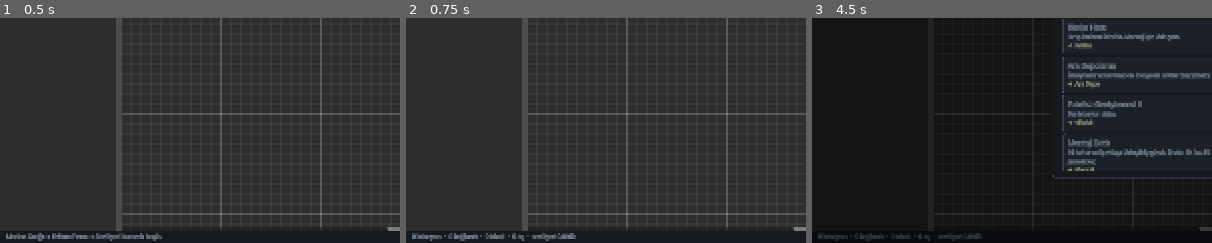
Above: before the commit, frames 1-3 (left to right).
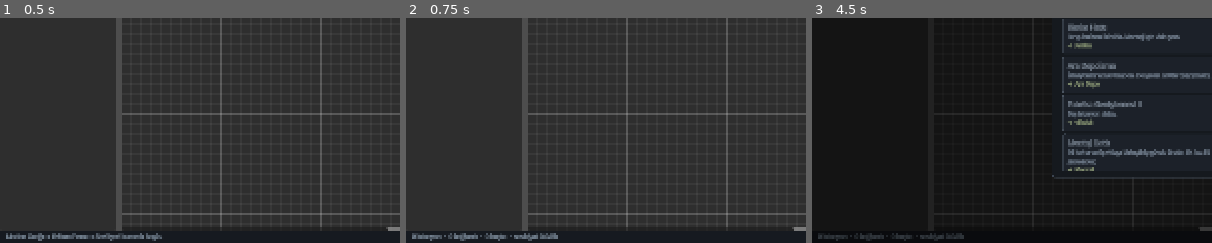
Above: after the commit, the same moments.

Repository: sgtdali/flowgame
Game: Godot game, scene res://features/game/game.tscn
Two runs of this game, one before a commit and one after it. Both use one fixed random seed, a clock stepped at 60 frames per second and the inputs below.
Inputs:
- Up to frame 1 (0.5 s): no input
- Up to frame 2 (0.75 s): click "Temizle" at 0.5 s
- Up to frame 3 (4.5 s): click "Dur" at 1.25 s; click "1×" at 2 s; click "2×" at 2.75 s; click "4×" at 3.5 s; click "Araştırma" at 4.25 s
The pictures show only the part of the screen within x 0-50%, y 50-100%; the shares and areas given below are measured in that part.

Frame 1 is identical in both runs. In frame 2, 0.3% of the frame differs, in the area x 21-43%, y 95-100%; in frame 3, 0.2%.

Commit message:
Durum yazısı kalktı, çerçeve rengine taşındı
Node'daki "Durum: ÇALIŞIYOR" satırı yer kaplıyordu ve renk zaten
okunuyordu. Artık çerçeve anlatıyor:

  yeşil   — çalışıyor
  turuncu — boşta (malzeme bekliyor veya çıktısını boşaltamıyor)
  kırmızı — bir portu boşta, akışa katılamıyor

Kırmızı yeni bir şey söylüyor: akış durumu değil KURULUM HATASI. Bu
yüzden diğer ikisini bastırıyor — portu boştayken "aç kaldı" bilgisi
yanıltıcı olurdu, önce bağlantıyı düzeltmek gerekir.

Böylece TODO'daki "bağlanmamış Ret portu uyarısı" maddesi de kapandı:
Kalite Kontrol'ün Ret portunu bağlamayı unutan oyuncu sessizce üretim
kaybediyordu, artık kırmızı yanıyor.

Aç ve tıkalı tek renkte birleşti. İkisi de "duruyor" demek; hangisi
olduğunu hız ve kuyruk sayıları zaten söylüyor. Renk uzaktan bakıldığında
"burada bir sorun var" demeli, teşhisi sayılar verir.

Renk kendi kendini açıklamadığı için düğümün üstüne gelince ipucunda ne
anlama geldiği yazıyor.

Boşta port sorgusu her karede çağrıldığından bağlı portlar önbellekte
tutuluyor, bağlantı değişince yeniden kuruluyor. Port sayıları da
istasyon kurulurken bir kez hesaplanıyor.

Co-Authored-By: Claude Opus 5 <noreply@anthropic.com>

Diff:
--- a/features/flow_canvas/flow_block.gd
+++ b/features/flow_canvas/flow_block.gd
@@ -13,6 +13,20 @@
 
 ## Port tipi — GraphEdit yalnızca aynı tipteki portların bağlanmasına izin verir.
 const PORT_TYPE_MATERIAL: int = 0
+
+## Düğümün çerçevesinin anlattığı şey.
+##
+## Durum artık YAZIYLA değil RENKLE anlatılıyor: tuvale bakan oyuncu her
+## düğümü tek tek okumak zorunda kalmadan sorunun nerede olduğunu görmeli.
+enum Display {
+	RUNNING,   ## yeşil — üretiyor
+	IDLE,      ## turuncu — malzeme veya yer bekliyor
+	UNWIRED,   ## kırmızı — bir portu boşta, akışa katılamıyor
+}
+
+const COLOR_RUNNING := Color(0.33, 0.80, 0.50)
+const COLOR_IDLE := Color(0.93, 0.65, 0.25)
+const COLOR_UNWIRED := Color(0.91, 0.34, 0.34)
 
 signal params_changed(block: FlowBlock)
 
@@ -34,7 +48,8 @@
 ## 4 satır × 60 kare = saniyede 19.200 gereksiz shaping demek. Değişmediyse
 ## yazmıyoruz.
 var _last_text: Dictionary = {}
-var _last_status: int = -1
+var _last_display: int = -1
+var _last_unwired: int = -1
 
 ## Bu istasyonun üretim hızı. Sunum verisi — simülasyonda yeri yok.
 var _rate := RateMeter.new()
@@ -42,9 +57,9 @@
 ## Son ÇALIŞIYOR görülen tick. Durum rozetini yumuşatmak için.
 var _last_running_tick: int = -999999
 
-## Ekranda GÖSTERİLEN durum (yumuşatılmış). Alt çubuktaki sayım da buna
-## bakar — yoksa node "ÇALIŞIYOR" derken alt çubuk "2 aç" der ve çelişirler.
-var shown_status: SimStation.Status = SimStation.Status.STARVED
+## Çerçevenin gösterdiği durum. Alt çubuktaki sayım da buna bakar — yoksa
+## düğüm yeşilken alt çubuk "2 boşta" der ve çelişirler.
+var shown_display: Display = Display.UNWIRED
 
 
 ## Bloğu bir arketipten kurar. `add_child` ÖNCESİNDE çağrılmalıdır.
@@ -169,7 +184,6 @@
 	# Canlı durum. Statik bilgi (süre, fire oranı) denetçi panelinde —
 	# düğümün üstünde her kare değişen şeyler dursun.
 	var specs: Array = [
-		[&"status", "Durum"],
 		[&"rate", "Hız"],
 		[&"in", "Giriş"],
 		[&"out", "Çıkış"],
@@ -212,7 +226,6 @@
 	# Kaynağın girişi, bitişin çıkışı yoktur — olmayan satırı hiç göstermeyiz.
 	_set_row_visible(&"in", block_type.category != BlockType.Category.SOURCE)
 	_set_row_visible(&"out", block_type.category != BlockType.Category.SINK)
-	_write(&"status", "—")
 	_write(&"rate", "—")
 	_write(&"in", "0 / %d" % block_type.input_capacity)
 	_write(&"out", "0 / %d" % block_type.output_capacity)
@@ -222,16 +235,22 @@
 ##
 ## GameController her karede bunu çağırır. Blok simülasyonu kendisi
 ## SORGULAMAZ — durumu ona verilir.
-func render_state(station: SimStation, tick: int) -> void:
+func render_state(station: SimStation, tick: int, unwired_ports: int) -> void:
 	_progress.value = station.progress_ratio()
 	_rate.sample(tick, station.throughput_total())
 
-	shown_status = _smoothed_status(station, tick)
-	_write(&"status", SimStation.status_name(shown_status).to_upper())
 	_write(&"rate", _rate_text())
 	_write(&"in", "%d / %d" % [station.total_input(), block_type.input_capacity])
 	_write(&"out", "%d / %d" % [station.total_output(), block_type.output_capacity])
-	_apply_status_color(shown_status)
+
+	# Kurulum hatası akış sorununu bastırır: bir portu boştaysa oyuncunun
+	# önce onu düzeltmesi gerekir, "aç kaldı" bilgisi o hâlde yanıltıcıdır.
+	if unwired_ports > 0:
+		_apply_display(Display.UNWIRED, unwired_ports)
+	elif _smoothed_status(station, tick) == SimStation.Status.RUNNING:
+		_apply_display(Display.RUNNING, 0)
+	else:
+		_apply_display(Display.IDLE, 0)
 
 
 ## Ham durum her tick değişir ve rozet okunmaz hâle gelir: %75 verimle
@@ -269,27 +288,40 @@
 	return float(GameConfig.TICKS_PER_SECOND) * 60.0 / float(recipe.duration_ticks)
 
 
-## Durum rengi kenarlığa vurur: oyuncu tuvale bakınca nerede sorun olduğunu
-## metin okumadan görmeli.
-func _apply_status_color(status: SimStation.Status) -> void:
-	if status == _last_status:
+## Çerçeve rengini ve açıklayıcı ipucunu günceller.
+##
+## Renk yazıdan hızlı okunur ama kendi kendini açıklamaz; ne anlama geldiğini
+## düğümün üstüne gelince ipucu söyler.
+func _apply_display(display: Display, unwired_ports: int) -> void:
+	if display == _last_display and unwired_ports == _last_unwired:
 		return
-	_last_status = status
+	_last_display = display
+	_last_unwired = unwired_ports
+	shown_display = display
 
 	var tint: Color
-	match status:
-		SimStation.Status.BLOCKED:
-			tint = Color(0.90, 0.36, 0.33)    # tıkalı — kırmızı
-		SimStation.Status.STARVED:
-			tint = Color(0.87, 0.68, 0.28)    # aç — sarı
+	var explanation: String
+	match display:
+		Display.UNWIRED:
+			tint = COLOR_UNWIRED
+			explanation = "%d port boşta — bağlanmayan port üretim kaybettirir." % unwired_ports
+		Display.RUNNING:
+			tint = COLOR_RUNNING
+			explanation = "Çalışıyor."
 		_:
-			tint = block_type.accent_color.darkened(0.25)
+			tint = COLOR_IDLE
+			explanation = "Boşta — ya malzeme bekliyor ya da çıktısını boşaltamıyor."
 
 	if _panel_style != null:
 		_panel_style.border_color = tint
-	var value_label: Label = _stat_values[&"status"]
-	value_label.add_theme_color_override(&"font_color",
-		tint if status != SimStation.Status.RUNNING else Color(0.76, 0.81, 0.87))
+		_panel_style.set_border_width_all(2)
+	tooltip_text = "%s — %s
+%s
+
+%s" % [
+		block_type.display_name, block_type.category_label(),
+		block_type.description, explanation
+	]
 
 
 ## Değişmediyse yazma — bkz. _last_text.
--- a/features/game/game_controller.gd
+++ b/features/game/game_controller.gd
@@ -119,7 +119,7 @@
 	for block: FlowBlock in _canvas.get_blocks():
 		var station: SimStation = _sim.get_station(block.sim_id)
 		if station != null:
-			block.render_state(station, _sim.tick_count)
+			block.render_state(station, _sim.tick_count, _sim.unwired_port_count(block.sim_id))
 
 
 func _balance() -> int:
@@ -292,21 +292,22 @@
 
 
 func _refresh_status() -> void:
-	# Sayım ham simülasyon durumundan değil, node'larda GÖSTERİLEN durumdan
-	# yapılır. Ham durum her tick değişiyor; ikisi ayrı kaynaktan okursa
-	# node "ÇALIŞIYOR" derken alt çubuk "2 aç" der ve oyuncu hangisine
-	# inanacağını bilemez.
-	var blocked: int = 0
-	var starved: int = 0
+	# Sayım, düğümlerin ÇERÇEVESİNDE gösterilen durumdan yapılır. Ham
+	# simülasyon durumu her tick değişiyor; iki ayrı kaynaktan okursak
+	# düğüm yeşilken alt çubuk "boşta" der ve oyuncu hangisine inanacağını
+	# bilemez.
+	var idle: int = 0
+	var unwired: int = 0
 	for block: FlowBlock in _canvas.get_blocks():
-		match block.shown_status:
-			SimStation.Status.BLOCKED: blocked += 1
-			SimStation.Status.STARVED: starved += 1
-
-	var text: String = "%d istasyon  ·  %d bağlantı  ·  %d tıkalı  ·  %d aç  ·  sevkiyat %.1f/dk" % [
-		_sim.station_count(), _sim.link_count(), blocked, starved,
-		_output_rate.per_minute(),
+		match block.shown_display:
+			FlowBlock.Display.IDLE: idle += 1
+			FlowBlock.Display.UNWIRED: unwired += 1
+
+	var text: String = "%d istasyon  ·  %d bağlantı  ·  %d boşta  ·  sevkiyat %.1f/dk" % [
+		_sim.station_count(), _sim.link_count(), idle, _output_rate.per_minute(),
 	]
+	if unwired > 0:
+		text += "  ·  %d istasyonun portu boşta" % unwired
 	if text == _last_status:
 		return
 	_last_status = text
--- a/sim/factory_sim.gd
+++ b/sim/factory_sim.gd
@@ -32,6 +32,11 @@
 var _ordered_ids: Array[int] = []     # her zaman artan sırada
 var _links: Array[SimLink] = []
 var _links_by_port: Dictionary = {}   # "from_id:port" -> Array[SimLink]
+
+## Bağlı portlar: "id:port" -> true. Her karede sorulduğu için önbellekte
+## tutulur, bağlantı değişince yeniden kurulur.
+var _wired_in: Dictionary = {}
+var _wired_out: Dictionary = {}
 var _next_id: int = 1
 
 
@@ -144,6 +149,8 @@
 	_ordered_ids.clear()
 	_links.clear()
 	_links_by_port.clear()
+	_wired_in.clear()
+	_wired_out.clear()
 	_next_id = 1
 	tick_count = 0
 	revenue = 0
@@ -153,11 +160,38 @@
 
 func _rebuild_link_index() -> void:
 	_links_by_port.clear()
+	_wired_in.clear()
+	_wired_out.clear()
 	for link: SimLink in _links:
 		var key: String = "%d:%d" % [link.from_id, link.from_port]
 		if not _links_by_port.has(key):
 			_links_by_port[key] = []
 		_links_by_port[key].append(link)
+		_wired_out[key] = true
+		_wired_in["%d:%d" % [link.to_id, link.to_port]] = true
+
+
+## Bu istasyonun kaç portu boşta?
+##
+## Boşta port = kurulum hatası, akış sorunu değil. Girişi olan her port bir
+## yerden beslenmeli, çıkışı olan her port bir yere gitmeli. Bağlamayı
+## unutulan bir port sessizce üretim kaybettirir — özellikle Kalite
+## Kontrol'ün Ret portu.
+##
+## Yanlış TİPTE bağlantı burada aranmaz; `connection_problem` onu zaten
+## en baştan engelliyor, yani kurulmuş bir bağlantı her zaman geçerlidir.
+func unwired_port_count(id: int) -> int:
+	var station: SimStation = get_station(id)
+	if station == null:
+		return 0
+	var missing: int = 0
+	for port in station.input_port_count:
+		if not _wired_in.has("%d:%d" % [id, port]):
+			missing += 1
+	for port in station.output_port_count:
+		if not _wired_out.has("%d:%d" % [id, port]):
+			missing += 1
+	return missing
 
 
 ## --- Tick -------------------------------------------------------------------
--- a/sim/sim_station.gd
+++ b/sim/sim_station.gd
@@ -43,9 +43,18 @@
 var status: Status = Status.STARVED
 
 
+## Port sayıları. Kurulumda bir kez hesaplanır: `input_labels()` her
+## çağrıldığında yeni dizi ayırıyor, bunlar ise her karede sorulacak.
+var input_port_count: int = 0
+var output_port_count: int = 0
+
+
 func _init(p_id: int = -1, p_type: BlockType = null) -> void:
 	id = p_id
 	type = p_type
+	if type != null:
+		input_port_count = type.input_labels().size()
+		output_port_count = type.output_labels().size()
 
 
 ## Girdi tamponundaki toplam adet. Jenerik istasyonlar (tampon, sevkiyat)
Not shown, changed: TODO.md
